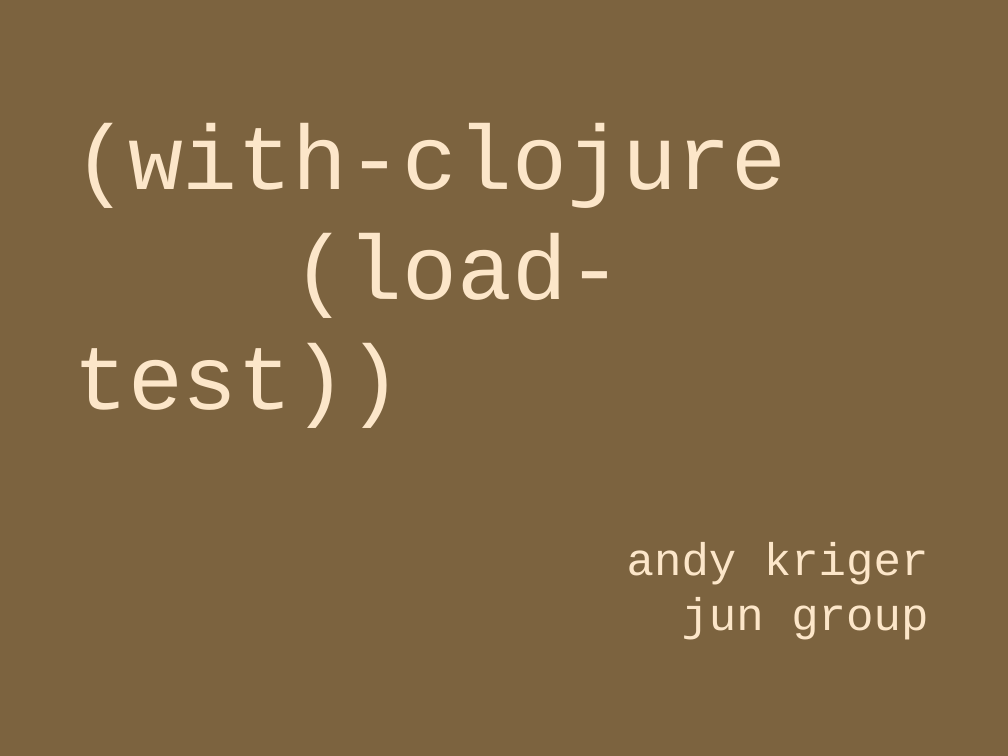
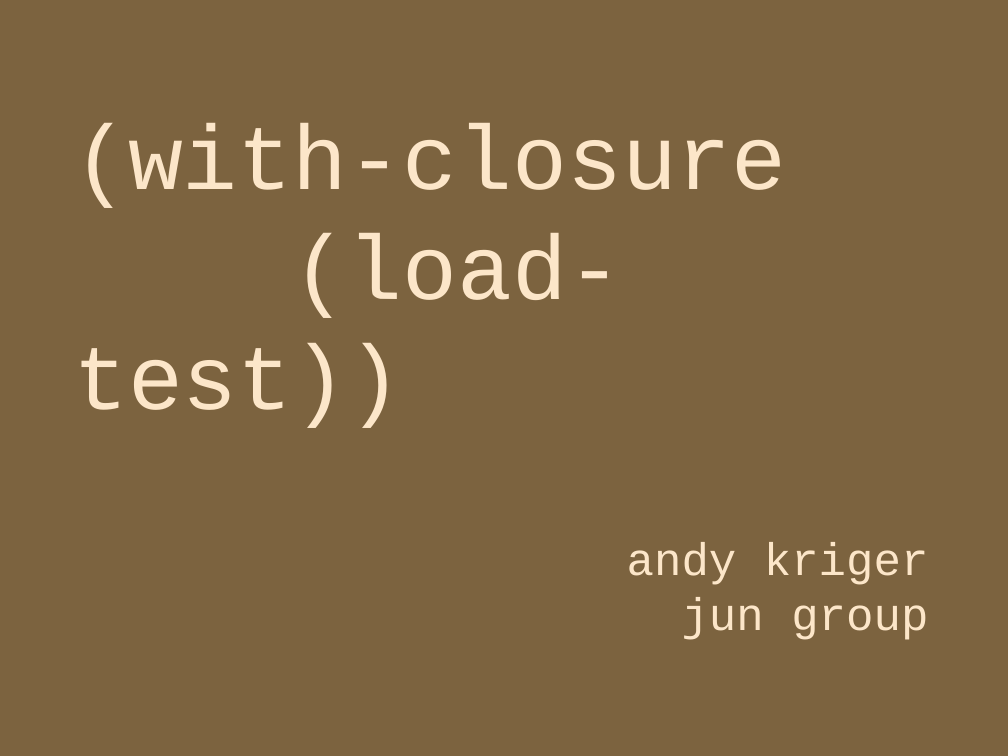
Before and after one commit to locopati/load-testing-with-clojure, a slide deck: slide 1 of load_testing.odp. Drawn at 1008x756 pixels with LibreOffice and Linux fonts; fonts in the diff are those of the drawing. Boxes give left, top, right and bottom in pixels: in the first picture for what was removed or moved away, otherwise in the second. Text is boxed around its words. In the diff, an @@ line names an element or a change of style, - is before the commit and + after.

```diff
--- a/load_testing.odp
+++ b/load_testing.odp
@@ subtitle at <box>73,124,786,208</box>: text changed @@
-(with-clojure
+(with-closure
```
Also in this commit, not shown: 1 slide added, 1 slide removed, 2 other files.
